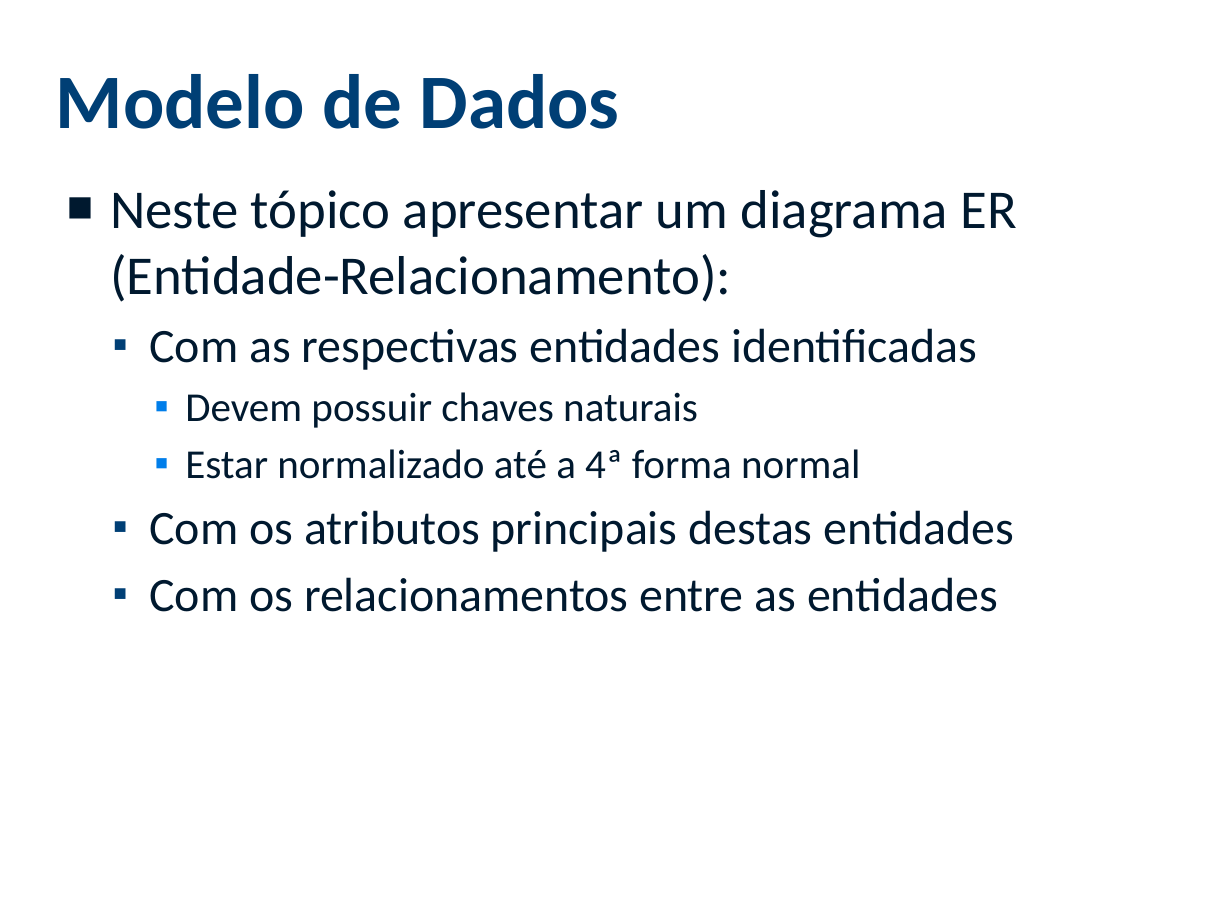
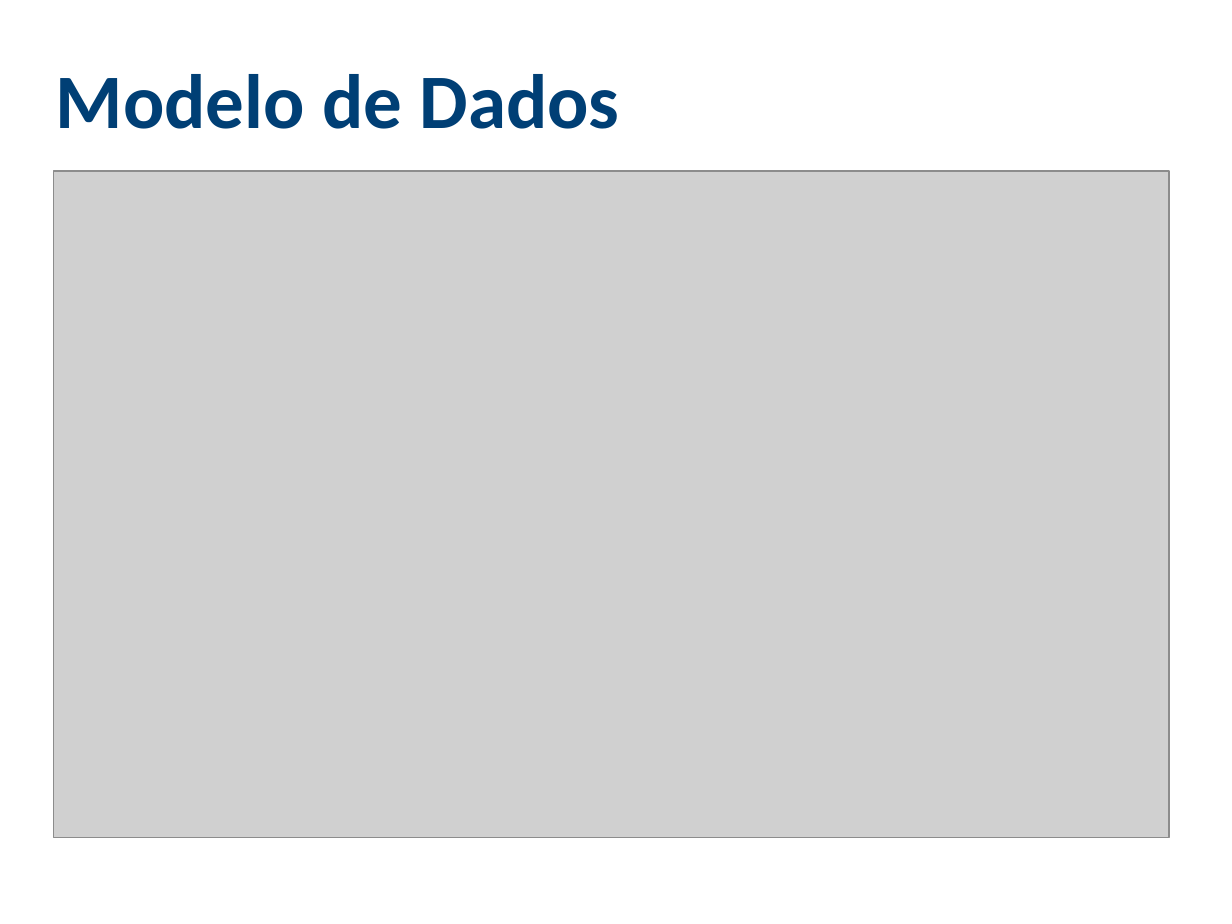
Before and after one commit to viniciussouza1210/ProjetoFinal, a slide deck: slide 36 of ANÁLISE/Modelo Apresentacao Analise (1).pptx (slide 14 before the commit). Drawn at 1232x924 pixels with LibreOffice and Linux fonts; fonts in the diff are those of the drawing; grey boxes stand for pictures; background and template pictures are left out. Boxes give left, top, right and bottom in pixels: in the first picture for what was removed or moved away, otherwise in the second. Text is boxed around its words. In the diff, an @@ line names an element or a change of style, - is before the commit and + after.

```diff
--- a/ANÁLISE/Modelo Apresentacao Analise (1).pptx
+++ b/ANÁLISE/Modelo Apresentacao Analise (1).pptx
@@ picture added at (53, 171, 1169, 838) @@
@@ text removed at (110, 190, 1016, 612) @@
-■ Neste tópico apresentar um diagrama ER (Entidade-Relacionamento):
-  ▪ Com as respectivas entidades identificadas
-    ▪ Devem possuir chaves naturais
-    ▪ Estar normalizado até a 4ª forma normal
-  ▪ Com os atributos principais destas entidades
-  ▪ Com os relacionamentos entre as entidades
```
Also in this commit, not shown: 6 other slides changed, 26 slides added, 1 slide removed, 8 other files.
